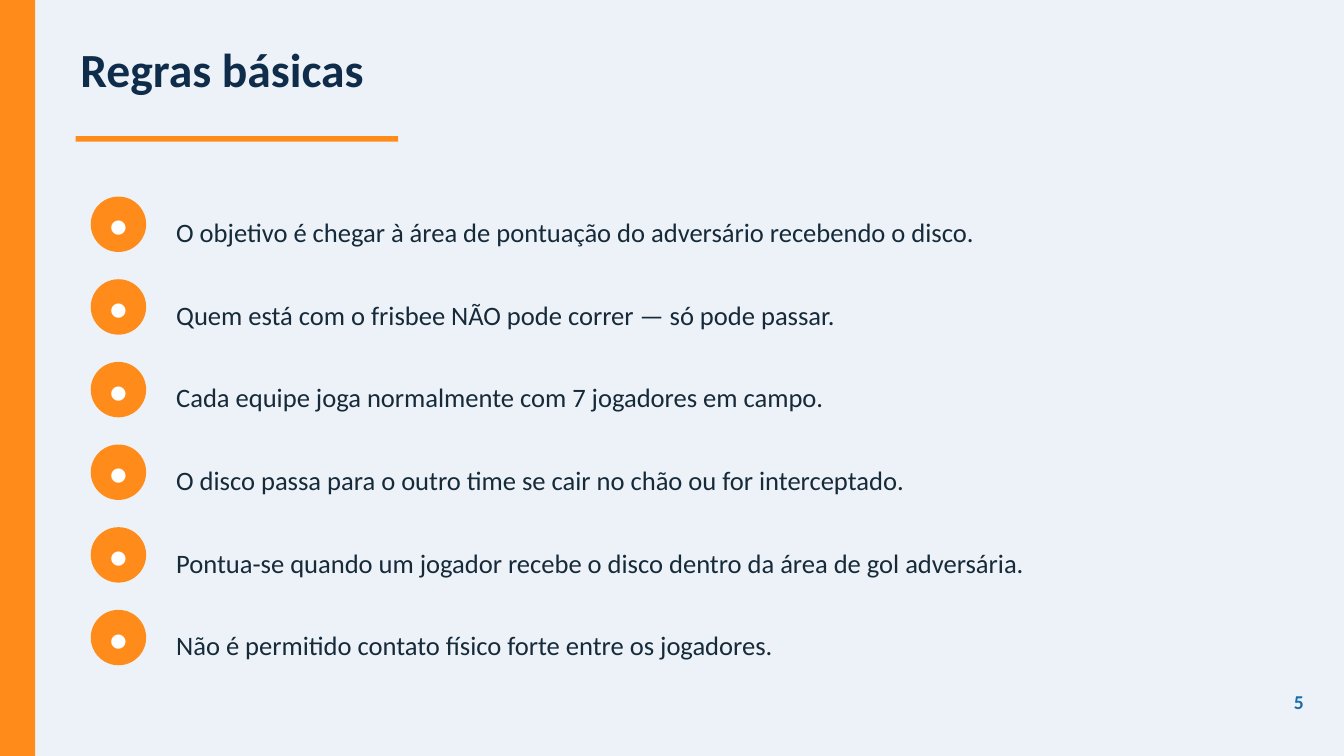
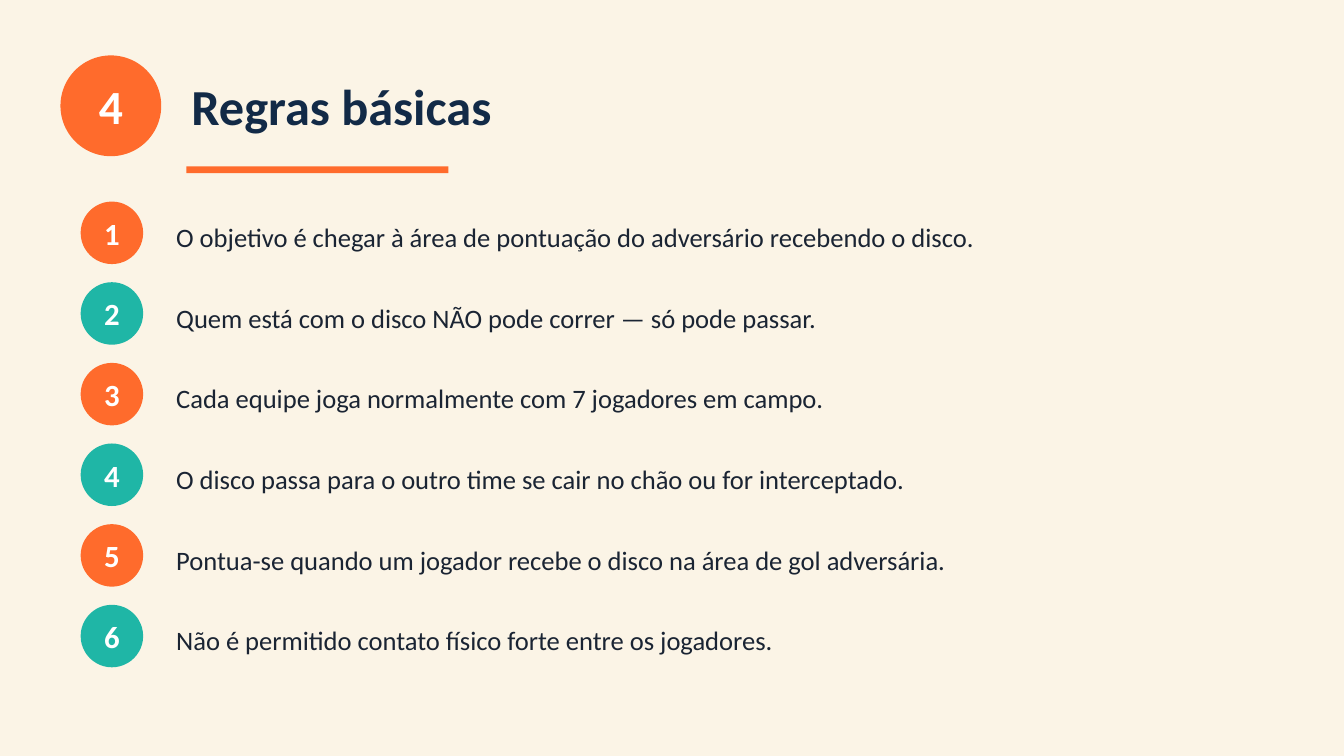
Before and after one commit to Felipe9272727/Sos, a slide deck: slide 5 of Frisbee.pptx. Drawn at 1344x756 pixels with LibreOffice and Linux fonts; fonts in the diff are those of the drawing. Boxes give left, top, right and bottom in pixels: in the first picture for what was removed or moved away, otherwise in the second. Text is boxed around its words. In the diff, an @@ line names an element or a change of style, - is before the commit and + after.

```diff
--- a/Frisbee.pptx
+++ b/Frisbee.pptx
@@ rectangle at box(0, 0, 1344, 756): fill #ECF2F7 to #FBF4E6 @@
@@ rectangle removed at box(0, 0, 35, 756) @@
@@ ellipse added at box(60, 55, 161, 156), fill #FF6B2C @@
@@ text "Regras básicas": place and size @@
-text "Regras básicas" at box(80, 53, 364, 95)
+text "Regras básicas" at box(191, 89, 491, 134)
@@ text "Regras básicas" at box(191, 89, 491, 134): size 34 to 36 pt, text colour #0F2C4A to #122A47; vertical alignment top to middle @@
@@ text added at box(99, 93, 123, 124), 34 pt, text #FFFFFF, bold @@
+4
@@ fill #FF8C1A to #FF6B2C in 4 elements at box(81, 524, 143, 587), box(81, 363, 143, 425), box(81, 202, 143, 264), box(187, 166, 449, 173) @@
@@ rectangle: place and size @@
-rectangle at box(76, 136, 398, 142)
+rectangle at box(187, 166, 449, 173)
@@ ellipse: place and size @@
-ellipse at box(91, 197, 146, 252)
+ellipse at box(81, 202, 143, 264)
@@ text at box(104, 225, 120, 245): text changed; size 24 to 22 pt @@
-•
+1
@@ fill #FF8C1A to #1FB6A6 in 3 elements at box(81, 605, 143, 667), box(81, 444, 143, 506), box(81, 282, 143, 345) @@
@@ ellipse: place and size @@
-ellipse at box(91, 279, 146, 335)
+ellipse at box(81, 282, 143, 345)
@@ text at box(104, 305, 120, 325): text changed; size 24 to 22 pt @@
-•
+2
@@ text at box(176, 307, 815, 333): text changed; text colour #162A3A to #1A2433 @@
-Quem está com o frisbee NÃO pode correr — só pode passar.
+Quem está com o disco NÃO pode correr — só pode passar.
@@ ellipse: place and size @@
-ellipse at box(91, 362, 146, 417)
+ellipse at box(81, 363, 143, 425)
@@ text at box(104, 386, 120, 406): text changed; size 24 to 22 pt @@
-•
+3
@@ ellipse: place and size @@
-ellipse at box(91, 445, 146, 500)
+ellipse at box(81, 444, 143, 506)
@@ text at box(104, 467, 120, 487): text changed; size 24 to 22 pt @@
-•
+4
@@ ellipse: place and size @@
-ellipse at box(91, 527, 146, 583)
+ellipse at box(81, 524, 143, 587)
@@ text "5": place and size @@
-text "5" at box(1294, 696, 1304, 709)
+text "5" at box(104, 547, 120, 567)
@@ text "5" at box(104, 547, 120, 567): size 14 to 22 pt, text colour #1B6CA8 to #FFFFFF; alignment right to centre; vertical alignment top to middle @@
@@ text removed at box(91, 527, 146, 583) @@
-•
@@ text at box(176, 551, 945, 575): text changed; text colour #162A3A to #1A2433 @@
-Pontua-se quando um jogador recebe o disco dentro da área de gol adversária.
+Pontua-se quando um jogador recebe o disco na área de gol adversária.
@@ ellipse: place and size @@
-ellipse at box(91, 610, 146, 665)
+ellipse at box(81, 605, 143, 667)
@@ text at box(104, 627, 120, 649): text changed; size 24 to 22 pt @@
-•
+6
@@ text colour #162A3A to #1A2433 in 4 elements at box(176, 470, 904, 494), box(176, 389, 824, 413), box(176, 228, 973, 252), box(176, 631, 772, 655) @@
```
Also in this commit, not shown: 9 other slides changed, 1 slide removed, 1 other file.
